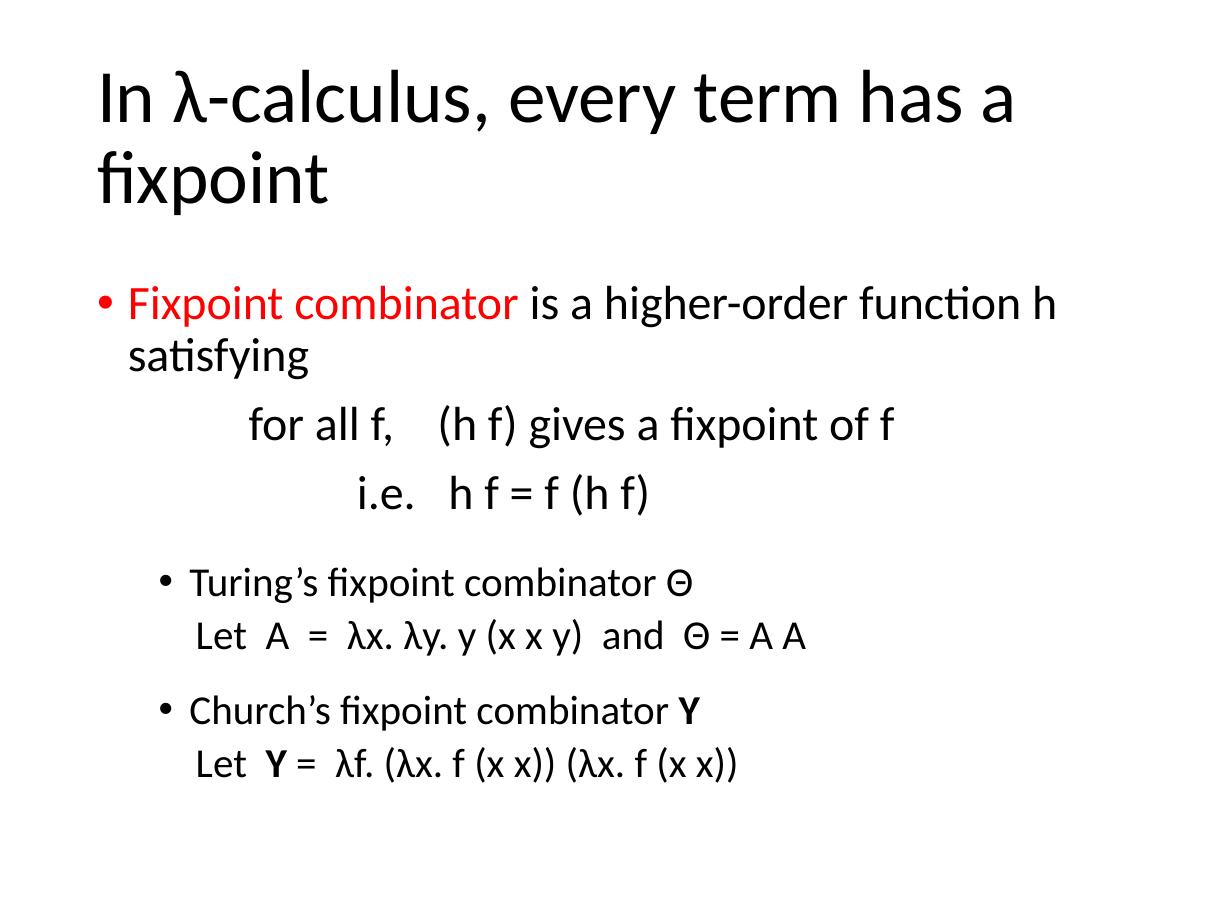
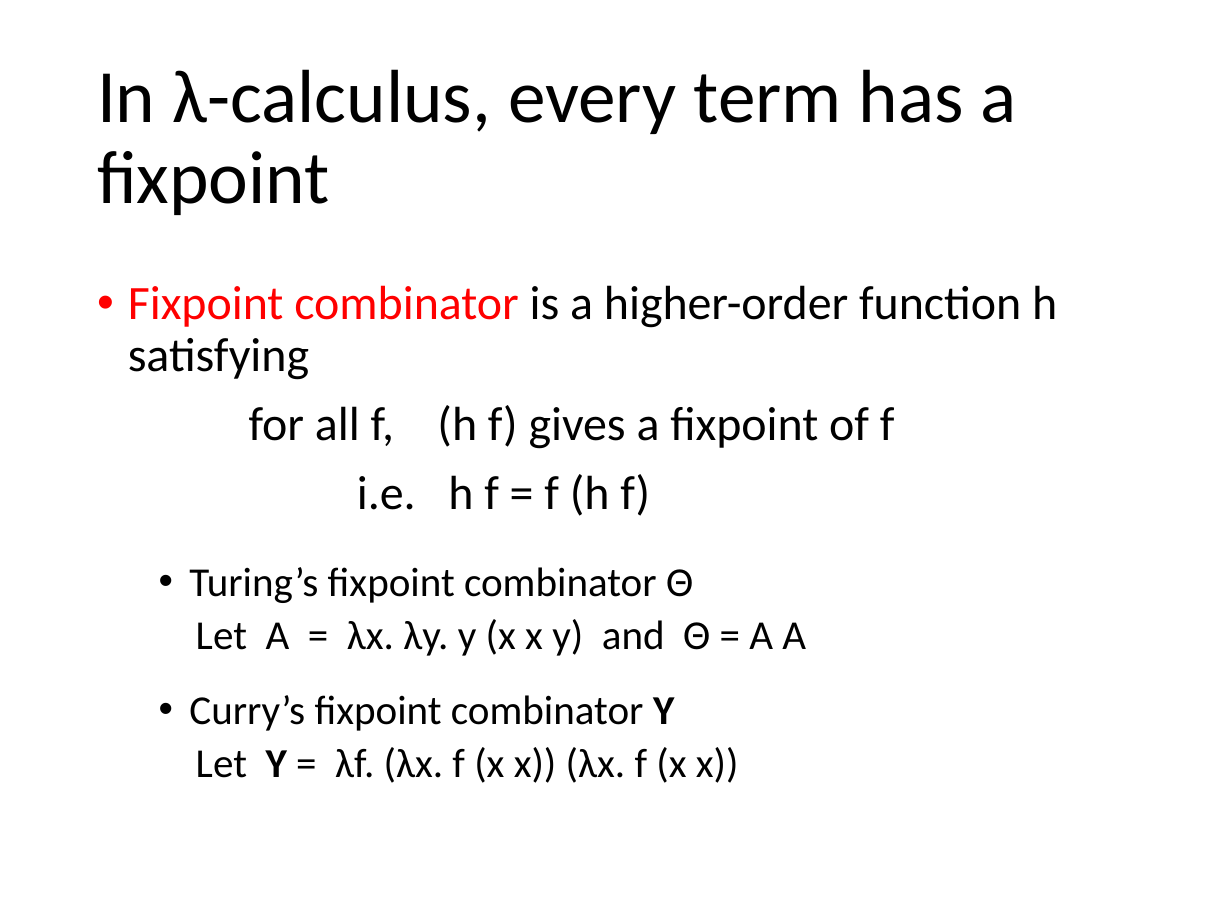
Before and after one commit to hongjin-liang/semantics2024, a slide deck: slide 75 of 04_lambda.pptx. Drawn at 1232x924 pixels with LibreOffice and Linux fonts; fonts in the diff are those of the drawing. Boxes give left, top, right and bottom in pixels: in the first picture for what was removed or moved away, otherwise in the second. Text is boxed around its words. In the diff, an @@ line names an element or a change of style, - is before the commit and + after.

```diff
--- a/04_lambda.pptx
+++ b/04_lambda.pptx
@@ text at [189, 695, 674, 731]: text changed @@
-  • Church’s fixpoint combinator Y
+  • Curry’s fixpoint combinator Y
```
Also in this commit, not shown: 1 other slide changed, 4 other files.
